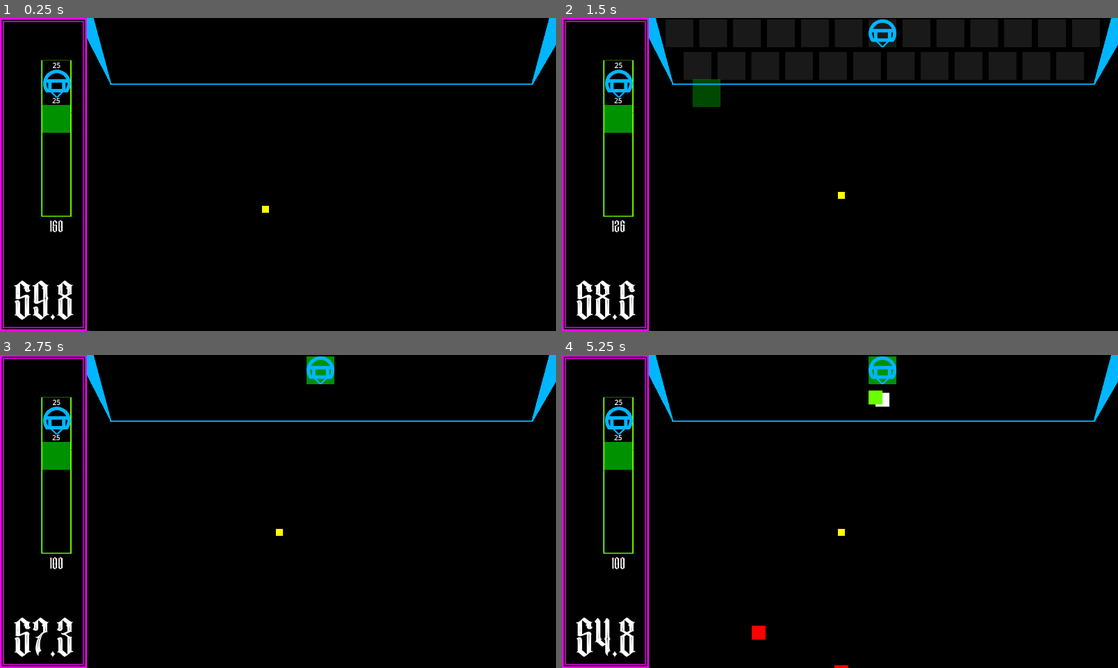
Above: before the commit, frames 1-4 (two rows, left to right).
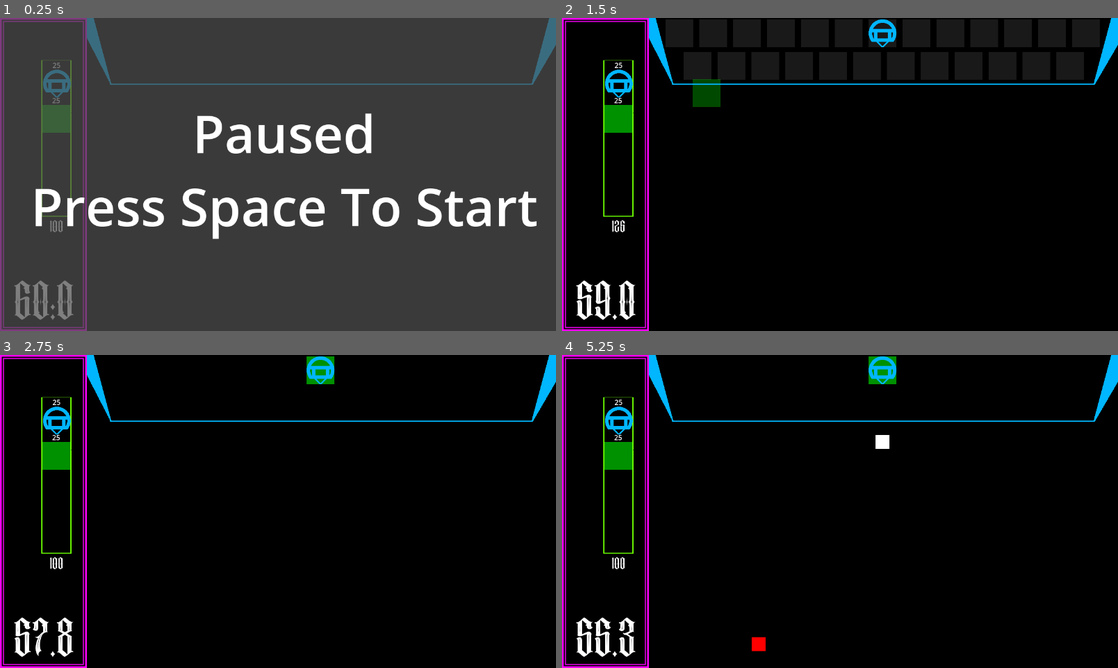
Above: after the commit, the same moments.

Repository: jwant/nefe
Game: Godot game, scene res://entities/utilities/no_escape_from_earth.tscn
The game is run twice, just before and just after one commit, with the same random seed, the same clock (stepped at 60 frames per second) and the same inputs.
Inputs (mouse positions are in pixels of both pictures, inside the frame that each line leads up to):
- Up to frame 1 (0.25 s): no input
- Up to frame 2 (1.5 s): tap Space (pause, bound only after the commit) at 0.5 s; drag from (617, 83) to (884, 43) at 0.52 s; drag from (617, 118) to (884, 43) at 1.27 s
- Up to frame 3 (2.75 s): move the mouse to (116, 370) at 2.02 s; click (116, 370) at 2.1 s
- Up to frame 4 (5.25 s): drag from (712, 370) to (617, 455) at 2.77 s; drag from (745, 370) to (884, 380) at 3.52 s; drag from (778, 370) to (840, 533) at 4.27 s; move the mouse to (812, 370) at 5.02 s; click (812, 370) at 5.1 s

The runs differ from the first frame. In frame 1, 100% of the frame differs, in the area x 0-100%, y 0-100%; in frame 2, 0.2%; in frame 3, less than 0.1%; in frame 4, 0.8%.

Commit message:
feat: pausing

Diff:
--- a/entities/battlefield/battlefield.gd
+++ b/entities/battlefield/battlefield.gd
@@ -6,6 +6,7 @@
 	_setup_timer()
 	_setup_spawn_area()
 	_setup_grid()
+	get_tree().paused = true
 
 func _process(delta):
 	_process_timer()
--- a/entities/battlefield/battlefield.tscn
+++ b/entities/battlefield/battlefield.tscn
@@ -4,7 +4,7 @@
 [ext_resource type="Script" uid="uid://cnt03pvax1hp" path="res://entities/battlefield/battlefield.gd" id="1_yrw75"]
 [ext_resource type="PackedScene" uid="uid://bceyhx4qm6sau" path="res://entities/ui/count_down/count_down.tscn" id="3_gt0yh"]
 [ext_resource type="PackedScene" uid="uid://dflwfnr23bp58" path="res://entities/ship/ship.tscn" id="5_030w6"]
-[ext_resource type="PackedScene" uid="uid://cvucycgsbsvuq" path="res://entities/energy_pellet/energy_pellet.tscn" id="5_ssfyx"]
+[ext_resource type="PackedScene" uid="uid://cvk3p8uu4rpd7" path="res://entities/utilities/pausing/pausing.tscn" id="6_030w6"]
 
 [sub_resource type="RectangleShape2D" id="RectangleShape2D_gt0yh"]
 size = Vector2(1000, 200)
@@ -34,5 +34,4 @@
 [node name="Ship" parent="." instance=ExtResource("5_030w6")]
 position = Vector2(640, 54)
 
-[node name="EnergyPellet" parent="." instance=ExtResource("5_ssfyx")]
-position = Vector2(593, 458)
+[node name="Pausing" parent="." instance=ExtResource("6_030w6")]
--- a/entities/tower/energy_collector/collector_drone/collector_drone.tscn
+++ b/entities/tower/energy_collector/collector_drone/collector_drone.tscn
@@ -8,7 +8,7 @@
 
 [node name="CollectorDrone" type="Area2D"]
 collision_layer = 0
-collision_mask = 255
+collision_mask = 12
 monitorable = false
 script = ExtResource("1_wsiab")
 
--- a/entities/utilities/game_manager/game_manager.tscn
+++ b/entities/utilities/game_manager/game_manager.tscn
@@ -3,6 +3,7 @@
 [ext_resource type="Script" uid="uid://5thu0paashvj" path="res://entities/utilities/game_manager/game_manager.gd" id="1_cfa5n"]
 
 [node name="GameManager" type="Node2D"]
+process_mode = 3
 script = ExtResource("1_cfa5n")
 
 [node name="CountDown" type="Timer" parent="."]
--- a/entities/utilities/no_escape_from_earth.tscn
+++ b/entities/utilities/no_escape_from_earth.tscn
@@ -1,10 +1,7 @@
-[gd_scene load_steps=3 format=3 uid="uid://bkrfmb0hlnpry"]
+[gd_scene load_steps=2 format=3 uid="uid://bkrfmb0hlnpry"]
 
 [ext_resource type="PackedScene" uid="uid://2k0vx4uihyxw" path="res://entities/battlefield/battlefield.tscn" id="1_72uuj"]
-[ext_resource type="PackedScene" uid="uid://h6pg0ycltumh" path="res://entities/utilities/game_manager/game_manager.tscn" id="3_sywfi"]
 
 [node name="NoEscapeFromEarth" type="Node2D"]
 
 [node name="Battlefield" parent="." instance=ExtResource("1_72uuj")]
-
-[node name="GameManager" parent="." instance=ExtResource("3_sywfi")]
--- /dev/null
+++ b/entities/utilities/pausing/pause_screen/pause_screen.gd
@@ -0,0 +1,4 @@
+extends Control
+
+func _process(_delta):
+	visible = get_tree().paused
--- /dev/null
+++ b/entities/utilities/pausing/pause_screen/pause_screen.tscn
@@ -0,0 +1,28 @@
+[gd_scene load_steps=2 format=3 uid="uid://d0kmlrqj3g1b6"]
+
+[ext_resource type="Script" uid="uid://cunn7c3g81u0m" path="res://entities/utilities/pausing/pause_screen/pause_screen.gd" id="1_d6ulb"]
+
+[node name="PauseScreen" type="Control"]
+layout_mode = 3
+anchors_preset = 0
+script = ExtResource("1_d6ulb")
+
+[node name="Label" type="Label" parent="."]
+z_index = 1001
+layout_mode = 0
+offset_left = 71.0
+offset_top = 182.0
+offset_right = 1238.0
+offset_bottom = 515.0
+theme_override_font_sizes/font_size = 120
+text = "Paused
+Press Space To Start"
+horizontal_alignment = 1
+vertical_alignment = 1
+
+[node name="ColorRect" type="ColorRect" parent="."]
+z_index = 1000
+layout_mode = 0
+offset_right = 1280.0
+offset_bottom = 721.0
+color = Color(0.313726, 0.313726, 0.313726, 0.729412)
--- /dev/null
+++ b/entities/utilities/pausing/pausing.gd
@@ -0,0 +1,7 @@
+extends Node
+
+@onready var pause_screen: Control = $PauseScreen
+
+func _unhandled_input(event):
+	if event.is_action_pressed("pause"):
+		get_tree().paused = not get_tree().paused
--- /dev/null
+++ b/entities/utilities/pausing/pausing.tscn
@@ -0,0 +1,10 @@
+[gd_scene load_steps=3 format=3 uid="uid://cvk3p8uu4rpd7"]
+
+[ext_resource type="Script" uid="uid://deb3h64x8qhnb" path="res://entities/utilities/pausing/pausing.gd" id="1_7y7iu"]
+[ext_resource type="PackedScene" uid="uid://d0kmlrqj3g1b6" path="res://entities/utilities/pausing/pause_screen/pause_screen.tscn" id="2_dnnsp"]
+
+[node name="Pausing" type="Node"]
+process_mode = 3
+script = ExtResource("1_7y7iu")
+
+[node name="PauseScreen" parent="." instance=ExtResource("2_dnnsp")]
--- a/project.godot
+++ b/project.godot
@@ -37,6 +37,11 @@
 "events": [Object(InputEventKey,"resource_local_to_scene":false,"resource_name":"","device":-1,"window_id":0,"alt_press …(189 unchanged characters)…
 ]
 }
+pause={
+"deadzone": 0.2,
+"events": [Object(InputEventKey,"resource_local_to_scene":false,"resource_name":"","device":-1,"window_id":0,"alt_pressed":false,"shift_pressed":false,"ctrl_pressed":false,"meta_pressed":false,"pressed":false,"keycode":0,"physical_keycode":32,"key_label":0,"unicode":32,"location":0,"echo":false,"script":null)
+]
+}
 
 [layer_names]
 
Not shown, added: entities/utilities/pausing/pause_screen/pause_screen.gd.uid
Not shown, added: entities/utilities/pausing/pausing.gd.uid
